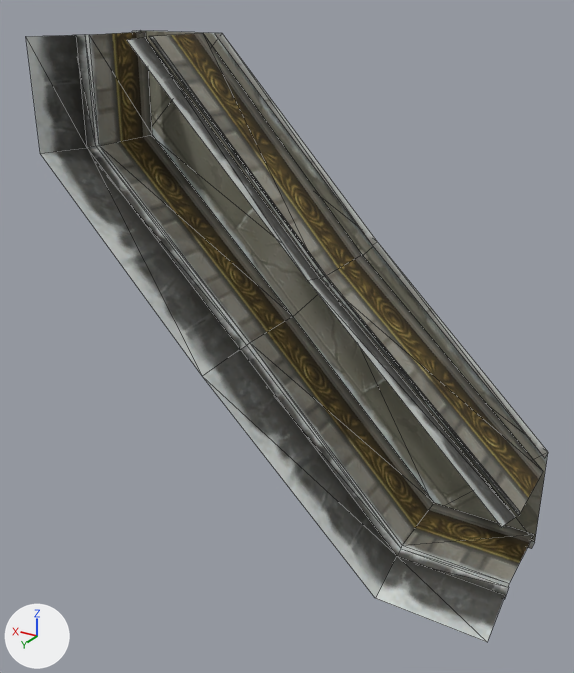
What one commit did to the OBJ model sceneobjs/zhongbu_fuben_207/zhongbu_fuben_207_wall_01_i.obj.
Before and after are seen from a 50 mm lens placed at (-388.0, 580.0, 293.0), pointed at (-1.0, -66.0, -29.0). Arrows for +X, +Y and +Z are at lower left; the lights stay in place. Mesh edges are drawn as thin lines. Where no turn or scale is listed for an object, it has been applied to the vertices.

Names of what the first picture shows: 'zhongbu_fuben_207_wall_01_i'.
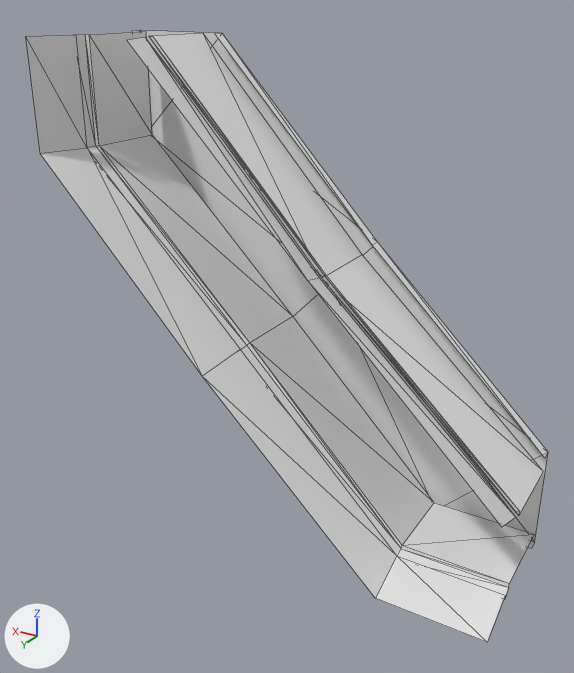
What differs and where, as boxes [x1, y1, x2, y2] in the pictures (574 x 673 px):
'zhongbu_fuben_207_wall_01_i', recoloured
    both: [26, 31, 548, 642]

The change in detail:
Material 'material_1' (mat_material_1_1) is new.
Its base color is (0.8, 0.8, 0.8) (white #e7e7e7).
Its roughness is 1.0.
me_zhongbu_fuben_207_wall_01_i has 67 vertices, 72 faces and spans x -256.0..256.0, y -160.0..0.0, z -256.0..256.0.
me_zhongbu_fuben_207_wall_01_i no longer uses material mat_material_1 (picture img_zhongbu_fuben_207_wall_01_png).
me_zhongbu_fuben_207_wall_01_i now uses material mat_material_1_1 (white #e7e7e7).
